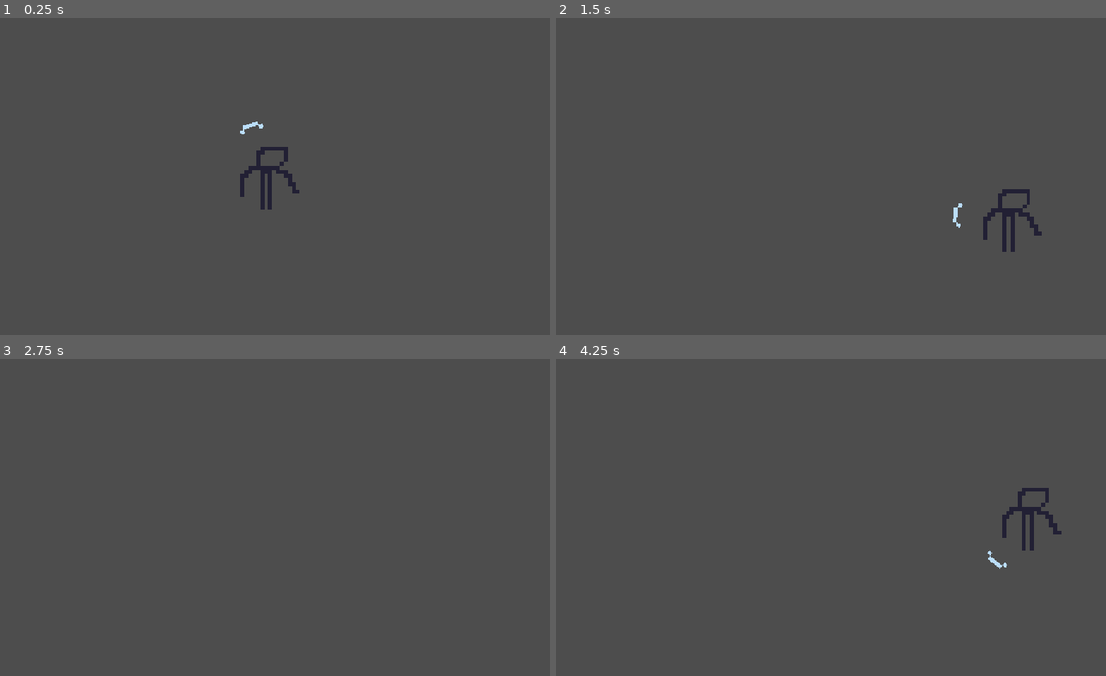
Above: before the commit, frames 1-4 (two rows, left to right).
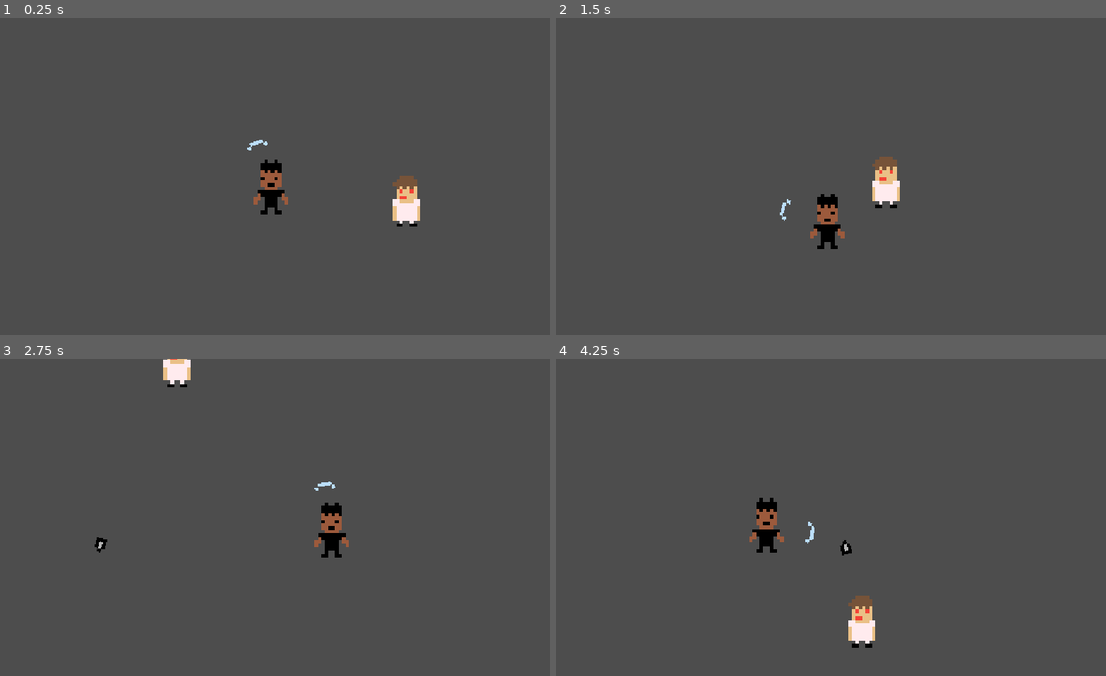
Above: after the commit, the same moments.

Repository: mcl-playz/notmyproblem
Game: Godot game, scene res://scenes/game.tscn
Same seed, same stepped clock (60 frames per second), same inputs: the game is played once before the commit and once after it.
Inputs (mouse positions are in pixels of both pictures, inside the frame that each line leads up to):
- Up to frame 1 (0.25 s): no input
- Up to frame 2 (1.5 s): tap Enter at 0.5 s; move the mouse to (946, 160) at 0.52 s; hold D (right) 0.53-1.28 s; move the mouse to (710, 192) at 1.27 s; hold S (backward) from 1.28 s (still down)
- Up to frame 3 (2.75 s): move the mouse to (324, 447) at 2.02 s; release S (backward) at 2.03 s; hold D (right) from 2.03 s (still down)
- Up to frame 4 (4.25 s): move the mouse to (798, 580) at 2.77 s; release D (right) at 2.78 s; hold W (forward) 2.78-3.53 s; move the mouse to (990, 565) at 3.52 s; hold A (left) from 3.53 s (still down)

The runs differ from the first frame. In frame 1, 1.7% of the frame differs, in the area x 43-77%, y 32-66%; in frame 2, 2.0%; in frame 3, 1.1%; in frame 4, 2.0%, in the area x 35-92%, y 40-92%.

Commit message:
feat: add shooting enemy and make the shield bounce bullets

Diff:
--- a/scenes/bullet.tscn
+++ b/scenes/bullet.tscn
@@ -1,14 +1,28 @@
 [gd_scene format=3 uid="uid://bbyy3ces6i3ne"]
 
-[ext_resource type="Texture2D" uid="uid://3gjwi6qpcno7" path="res://assets/sprites/bullet.png" id="1_mkf8s"]
+[ext_resource type="Texture2D" uid="uid://vrjwvf0rsxiq" path="res://assets/sprites/bullet.png" id="1_mkf8s"]
+[ext_resource type="Script" uid="uid://botu3t83ylyh" path="res://scripts/bullet.gd" id="1_y25gk"]
 
 [sub_resource type="RectangleShape2D" id="RectangleShape2D_fnkrl"]
-size = Vector2(4, 2)
+size = Vector2(4, 1)
 
-[node name="Bullet" type="Area2D" unique_id=425341678]
+[node name="Bullet" type="CharacterBody2D" unique_id=128919948]
+collision_layer = 4
+collision_mask = 0
+script = ExtResource("1_y25gk")
 
 [node name="Sprite" type="Sprite2D" parent="." unique_id=501657254]
+position = Vector2(2, 0.5)
 texture = ExtResource("1_mkf8s")
 
 [node name="CollisionShape2D" type="CollisionShape2D" parent="." unique_id=1582296507]
 shape = SubResource("RectangleShape2D_fnkrl")
+
+[node name="ShieldDetector" type="Area2D" parent="." unique_id=1939181266]
+collision_layer = 16
+collision_mask = 8
+
+[node name="CollisionShape2D" type="CollisionShape2D" parent="ShieldDetector" unique_id=1897840096]
+shape = SubResource("RectangleShape2D_fnkrl")
+
+[connection signal="area_entered" from="ShieldDetector" to="." method="_on_shield_entered"]
--- /dev/null
+++ b/scenes/enemy.tscn
@@ -0,0 +1,28 @@
+[gd_scene format=3 uid="uid://bbhctkoni527f"]
+
+[ext_resource type="Script" uid="uid://eysima7p1d2o" path="res://scripts/enemy.gd" id="1_md0e3"]
+[ext_resource type="PackedScene" uid="uid://bbyy3ces6i3ne" path="res://scenes/bullet.tscn" id="2_5uy6h"]
+[ext_resource type="Texture2D" uid="uid://bkjcs7qjjm84w" path="res://assets/sprites/enemies/kieran (evil).png" id="3_4ra3w"]
+
+[sub_resource type="CircleShape2D" id="CircleShape2D_5uy6h"]
+
+[sub_resource type="SpriteFrames" id="SpriteFrames_fnkrl"]
+animations = [{
+"frames": [{
+"duration": 1.0,
+"texture": ExtResource("3_4ra3w")
+}],
+"loop": 1,
+"name": &"default",
+"speed": 5.0
+}]
+
+[node name="Enemy" type="CharacterBody2D" unique_id=1560836702]
+script = ExtResource("1_md0e3")
+bullet_scene = ExtResource("2_5uy6h")
+
+[node name="CollisionShape2D" type="CollisionShape2D" parent="." unique_id=1176230539]
+shape = SubResource("CircleShape2D_5uy6h")
+
+[node name="Sprite" type="AnimatedSprite2D" parent="." unique_id=874660227]
+sprite_frames = SubResource("SpriteFrames_fnkrl")
--- a/scenes/game.tscn
+++ b/scenes/game.tscn
@@ -1,11 +1,20 @@
 [gd_scene format=3 uid="uid://dqp0sa6sktewb"]
 
 [ext_resource type="PackedScene" uid="uid://deajsy5k7ueeq" path="res://scenes/player.tscn" id="1_uwrxv"]
+[ext_resource type="PackedScene" uid="uid://bbhctkoni527f" path="res://scenes/enemy.tscn" id="3_lnu2h"]
 
 [node name="Game" type="Node2D" unique_id=646669901]
 
 [node name="Player" parent="." unique_id=932545134 instance=ExtResource("1_uwrxv")]
 position = Vector2(1, 3.0000076)
-scale = Vector2(8, 8)
+collision_mask = 2
 
-[node name="Camera2D" type="Camera2D" parent="." unique_id=308955695]
+[node name="Camera2D" type="Camera2D" parent="Player" unique_id=308955695]
+position = Vector2(-1, -3.0000076)
+zoom = Vector2(7, 7)
+position_smoothing_enabled = true
+
+[node name="Enemy" parent="." unique_id=1560836702 instance=ExtResource("3_lnu2h")]
+position = Vector2(43, 7)
+collision_layer = 2
+collision_mask = 0
--- a/scenes/player.tscn
+++ b/scenes/player.tscn
@@ -1,15 +1,15 @@
 [gd_scene format=3 uid="uid://deajsy5k7ueeq"]
 
-[ext_resource type="Texture2D" uid="uid://cijph08t6dj0j" path="res://assets/sprites/player.png" id="1_3vyb7"]
 [ext_resource type="Script" uid="uid://cewkucn0nrpw1" path="res://scripts/player.gd" id="1_g2els"]
+[ext_resource type="Texture2D" uid="uid://b12da3nfu1xed" path="res://assets/sprites/players/Ali Kazim.png" id="2_dqkch"]
 [ext_resource type="Script" uid="uid://d05qmgbd07un7" path="res://scripts/shield.gd" id="3_dqkch"]
-[ext_resource type="Texture2D" uid="uid://ny4l1ga8f263" path="res://assets/sprites/shield.png" id="4_qlg0r"]
+[ext_resource type="Texture2D" uid="uid://cleid83wykt6e" path="res://assets/sprites/shield.png" id="4_qlg0r"]
 
 [sub_resource type="SpriteFrames" id="SpriteFrames_fnkrl"]
 animations = [{
 "frames": [{
 "duration": 1.0,
-"texture": ExtResource("1_3vyb7")
+"texture": ExtResource("2_dqkch")
 }],
 "loop": 1,
 "name": &"default",
@@ -22,7 +22,8 @@
 [sub_resource type="RectangleShape2D" id="RectangleShape2D_fnkrl"]
 size = Vector2(10, 2)
 
-[node name="Player" type="CharacterBody2D" unique_id=932545134]
+[node name="Player" type="CharacterBody2D" unique_id=932545134 groups=["player"]]
+collision_mask = 0
 script = ExtResource("1_g2els")
 
 [node name="Sprite" type="AnimatedSprite2D" parent="." unique_id=1966987674]
@@ -32,6 +33,8 @@
 shape = SubResource("CircleShape2D_fnkrl")
 
 [node name="Shield" type="Area2D" parent="." unique_id=524603250]
+collision_layer = 8
+collision_mask = 0
 script = ExtResource("3_dqkch")
 
 [node name="Sprite" type="Sprite2D" parent="Shield" unique_id=1186387519]
--- /dev/null
+++ b/scripts/bullet.gd
@@ -0,0 +1,19 @@
+extends CharacterBody2D
+
+@export var speed: float = 100.0
+
+var direction: Vector2
+
+
+func _ready() -> void:
+	direction = Vector2.LEFT.rotated(global_rotation)
+
+
+func _physics_process(_delta: float) -> void:
+	velocity = direction * speed
+	move_and_slide()
+
+
+func _on_shield_entered(shield: Area2D) -> void:
+	direction = direction.bounce(shield.global_position.direction_to(global_position))
+	rotation = direction.angle()
--- /dev/null
+++ b/scripts/enemy.gd
@@ -0,0 +1,38 @@
+extends CharacterBody2D
+
+@export var speed: float = 25.0
+@export var bullet_scene: PackedScene
+@export var shoot_interval: float = 2.0
+@export var stopping_distance: float = 40.0
+
+var player: Node2D
+var shoot_timer: float = 0.0
+
+func _ready() -> void:
+	player = get_tree().get_first_node_in_group("player")
+
+func _physics_process(delta: float) -> void:
+	if not is_instance_valid(player):
+		return
+
+	var direction := global_position.direction_to(player.global_position)
+
+	if global_position.distance_to(player.global_position) > stopping_distance:
+		velocity = direction * speed
+	else:
+		velocity = Vector2.ZERO
+	move_and_slide()
+
+	shoot_timer += delta
+	if shoot_timer >= shoot_interval:
+		shoot_timer = 0.0
+		shoot(-direction)
+
+func shoot(direction: Vector2) -> void:
+	if not bullet_scene:
+		return
+
+	var bullet: Node2D = bullet_scene.instantiate()
+	bullet.global_position = global_position
+	bullet.global_rotation = direction.angle()
+	get_tree().current_scene.add_child(bullet)
--- a/scripts/player.gd
+++ b/scripts/player.gd
@@ -1,27 +1,16 @@
 extends CharacterBody2D
 
-const SPEED = 500.0
-const ACCELERATION = 10000.0;
-const FRICTION = 1000.0
+@export var speed: float = 100.0
+@export var acceleration: float = 1000.0
+@export var friction: float = 1000.0
 
-func _physics_process(delta):
-	var direction = Input.get_vector(
-		"left",
-		"right",
-		"forward",
-        "backward"
-	)
+
+func _physics_process(delta: float) -> void:
+	var direction := Input.get_vector("left", "right", "forward", "backward")
 
 	if direction:
-		#velocity = direction * SPEED
-		velocity = velocity.move_toward(
-			direction * SPEED,
-			ACCELERATION * delta
-		)
+		velocity = velocity.move_toward(direction * speed, acceleration * delta)
 	else:
-		velocity = velocity.move_toward(
-			Vector2.ZERO,
-			FRICTION * delta
-		)
+		velocity = velocity.move_toward(Vector2.ZERO, friction * delta)
 
 	move_and_slide()
--- a/scripts/shield.gd
+++ b/scripts/shield.gd
@@ -1,26 +1,15 @@
-extends Node2D
+extends Area2D
 
-@export var padding: float = 45.0
+@export var padding: float = 5.0
 
-@onready var player = get_parent()
-@onready var sprite = $"../Sprite"
+@onready var player: Node2D = get_parent()
+@onready var sprite: AnimatedSprite2D = $"../Sprite"
 
-func _process(delta):
-	var direction = get_global_mouse_position() - player.global_position
 
-	var frame_size = sprite.sprite_frames.get_frame_texture(
-		sprite.animation,
-		sprite.frame
-	).get_size()
+func _process(_delta: float) -> void:
+	var frame_size := sprite.sprite_frames.get_frame_texture(sprite.animation, sprite.frame).get_size()
+	var player_radius := maxf(frame_size.x * sprite.global_scale.x, frame_size.y * sprite.global_scale.y) / 2.0
 
-	var player_radius = max(
-		frame_size.x * sprite.global_scale.x,
-		frame_size.y * sprite.global_scale.y
-	) / 2.0
-
-	var max_radius = player_radius + padding
-
-	direction = direction.normalized() * max_radius
-	global_position = player.global_position + direction
-
-	rotation = direction.angle() + deg_to_rad(90)
+	var offset := player.global_position.direction_to(get_global_mouse_position()) * (player_radius + padding)
+	global_position = player.global_position + offset
+	rotation = offset.angle() + PI / 2
Not shown, changed: assets/sprites/bullet.png.import
Binary file removed: assets/sprites/enemy.png
Not shown, removed: assets/sprites/enemy.png.import
Binary file removed: assets/sprites/player.png
Not shown, removed: assets/sprites/player.png.import
Not shown, changed: assets/sprites/shield.png.import
Not shown, added: scripts/bullet.gd.uid
Not shown, added: scripts/enemy.gd.uid
